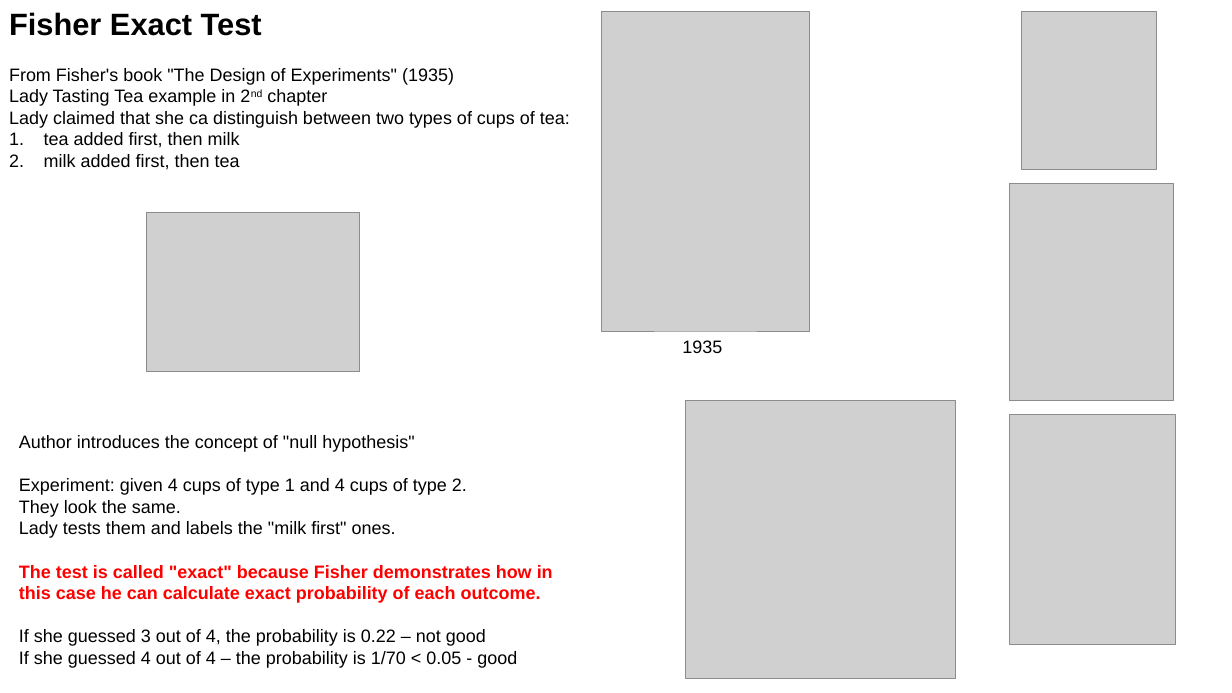
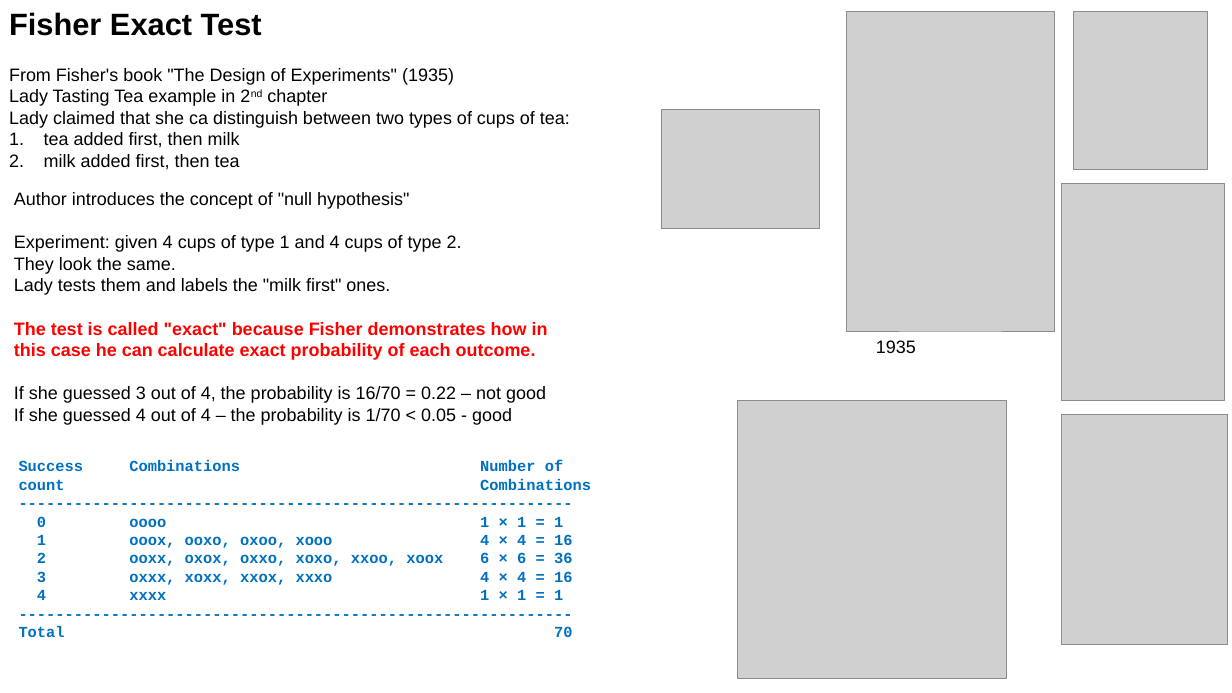
Before and after one commit to lselector/ml_ai_doc, a slide deck: slide 4 of statistics_08_F_ANOVA.pptx. Drawn at 1232x693 pixels with LibreOffice and Linux fonts; fonts in the diff are those of the drawing; grey boxes stand for pictures. Boxes give left, top, right and bottom in pixels: in the first picture for what was removed or moved away, otherwise in the second. Text is boxed around its words. In the diff, an @@ line names an element or a change of style, - is before the commit and + after.

```diff
--- a/statistics_08_F_ANOVA.pptx
+++ b/statistics_08_F_ANOVA.pptx
@@ picture moved from (x1=602, y1=11, x2=810, y2=331) to (x1=847, y1=11, x2=1055, y2=331) @@
@@ picture resized from (x1=146, y1=213, x2=359, y2=372) to (x1=661, y1=110, x2=819, y2=229) @@
@@ text "Author introduces the concept of ..." moved from (x1=19, y1=435, x2=553, y2=668) to (x1=14, y1=192, x2=548, y2=425) @@
@@ text "1935" moved from (x1=682, y1=340, x2=722, y2=353) to (x1=876, y1=340, x2=916, y2=353) @@
@@ text at (x1=14, y1=386, x2=546, y2=403): text changed @@
-If she guessed 3 out of 4, the probability is 0.22 – not good
+If she guessed 3 out of 4, the probability is 16/70 = 0.22 – not good
@@ 4 pictures moved together from (x1=686, y1=11, x2=1176, y2=678) to (x1=738, y1=11, x2=1227, y2=678) @@
@@ text added at (x1=19, y1=460, x2=591, y2=637), 12 pt, text #0070C0, bold @@
+Success Combinations Number of
+count Combinations
+------------------------------------------------------------
+0 oooo 1 × 1 = 1
+1 ooox, ooxo, oxoo, xooo 4 × 4 = 16
+2 ooxx, oxox, oxxo, xoxo, xxoo, xoox 6 × 6 = 36
+3 oxxx, xoxx, xxox, xxxo 4 × 4 = 16
+4 xxxx 1 × 1 = 1
+------------------------------------------------------------
+Total 70
```
Also in this commit, not shown: 2 other files.
